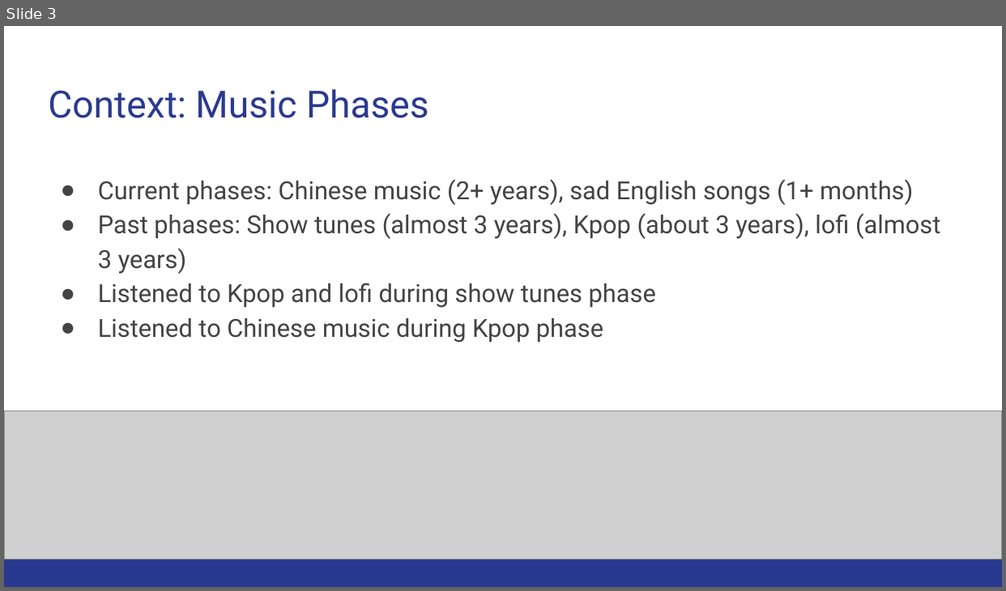
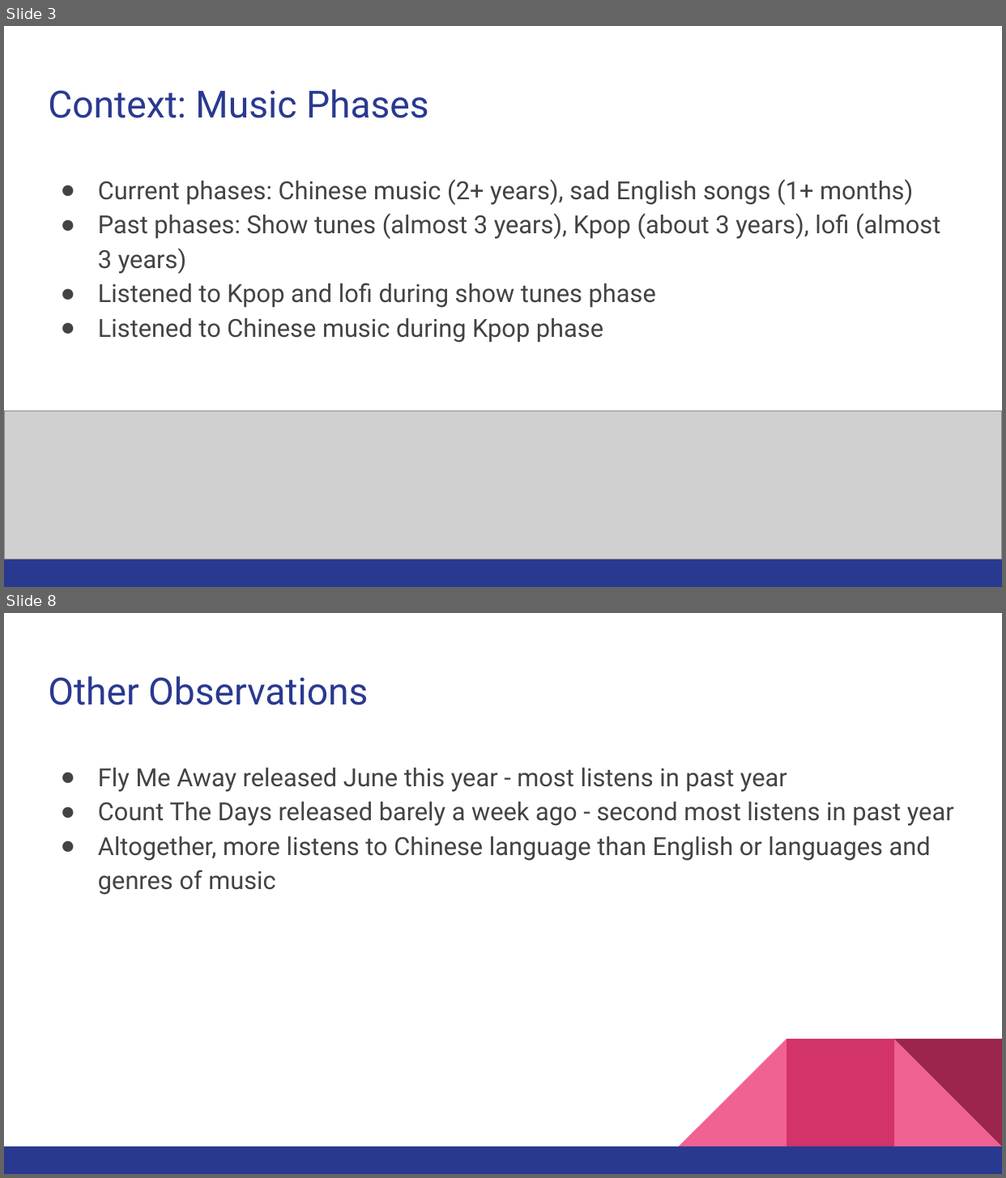
Before and after one commit to chloelinli/image-classification, a slide deck: projects/spotify_listening/presentations/my_music_taste.pptx. Shown one above the other, each under a label of ours: slide 3 before the commit, slides 3 and 8 after it; the slides between them are not shown. The pictures are 1006x591 and 1006x1178 pixels, drawn with LibreOffice and Linux fonts; fonts in the diff are those of the drawing; grey boxes stand for pictures. Boxes give left, top, right and bottom in pixels: in the first picture for what was removed or moved away, otherwise in the second. Text is boxed around its words. In the diff, an @@ line names an element or a change of style, - is before the commit and + after.

```diff
--- a/projects/spotify_listening/presentations/my_music_taste.pptx
+++ b/projects/spotify_listening/presentations/my_music_taste.pptx
@@ slide 8 added at (4, 613, 1002, 1174), background #FFFFFF; not listed: 5 template elements that a slide beside it also shows @@
@@ title added at (48, 676, 368, 705), 27 pt, text #2A3990 @@
+Other Observations
@@ text added at (98, 768, 954, 895), 18 pt, text #434343 @@
+● Fly Me Away released June this year - most listens in past year
+● Count The Days released barely a week ago - second most listens in past year
+● Altogether, more listens to Chinese language than English or languages and genres of music
```
Also in this commit, not shown: 6 slides changed, 2 other slides added, 4 slides removed, 1 other file.
